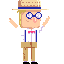
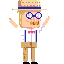
Two versions of the same layered image (64x64). Layer-by-layer changes:
added layer "Layer 4" above "Layer 3" over [left=30, top=21, right=39, bottom=25]
